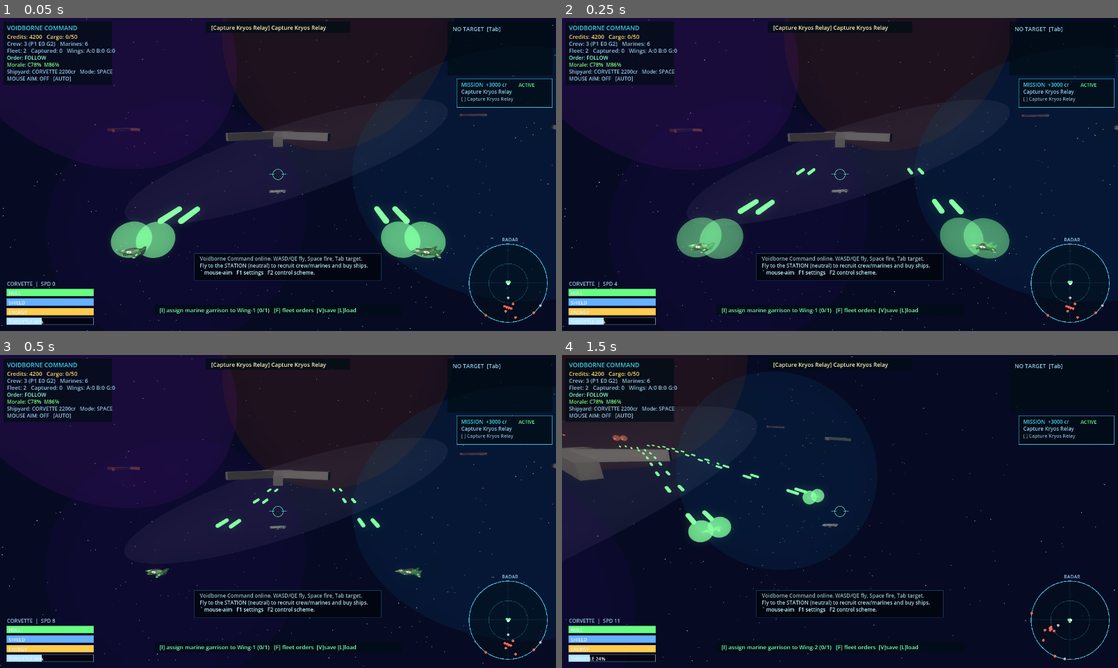
Above: before the commit, frames 1-4 (two rows, left to right).
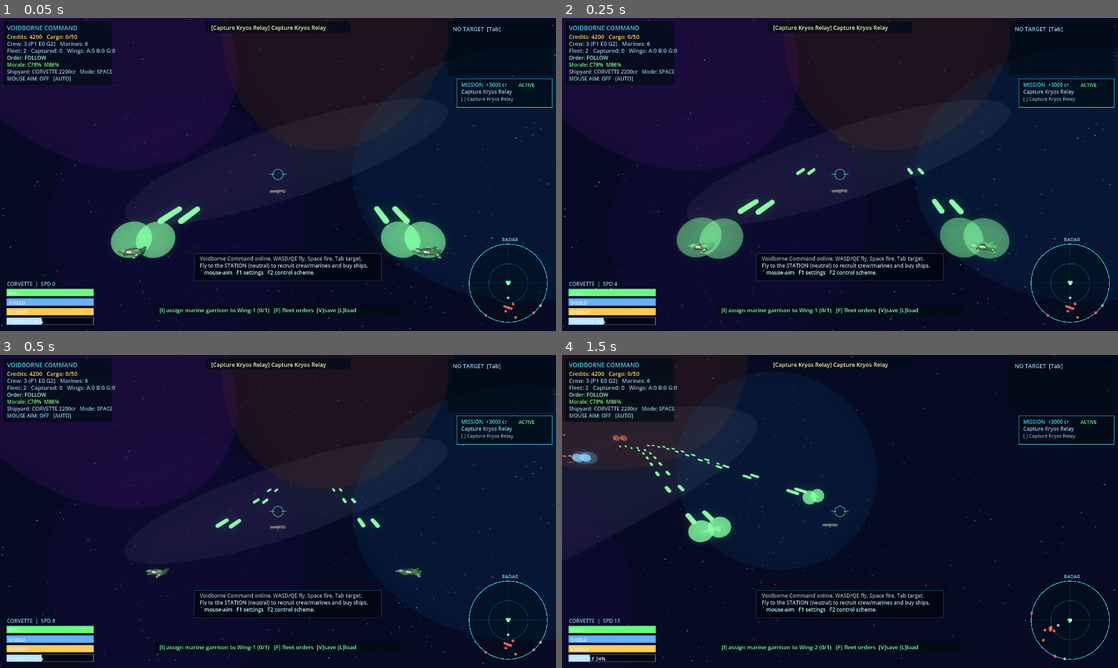
Above: after the commit, the same moments.

Repository: tapkinnu/voidborne-command
Game: Godot game, scene res://scenes/main.tscn
Two runs of this game, one before a commit and one after it. Both use one fixed random seed, a clock stepped at 60 frames per second and the inputs below.
Inputs (mouse positions are in pixels of both pictures, inside the frame that each line leads up to):
- Up to frame 1 (0.05 s): no input
- Up to frame 2 (0.25 s): no input
- Up to frame 3 (0.5 s): no input
- Up to frame 4 (1.5 s): tap Enter at 0.5 s; move the mouse to (962, 495) at 0.52 s; hold D 0.53-1.28 s; tap Q at 0.6 s; click (962, 495) at 0.67 s; tap Space at 0.77 s; move the mouse to (728, 527) at 1.27 s; hold S from 1.28 s (still down); tap E at 1.35 s

The runs differ from the first frame. In frame 1, 0.6% of the frame differs, in the area x 19-100%, y 30-42%; in frame 2, 0.6%; in frame 3, 0.6%; in frame 4, 1.2%, in the area x 0-52%, y 22-41%.

Commit message:
fix: hide nested station spoke meshes so Meshy station model isn't buried
_hide_procedural_visual() swept only the direct children of the Hull
node. Every ship class adds its procedural meshes directly to Hull, but
the station class (see _build_mesh "station") nests its 6 radial spoke
arms under intermediate Node3D "spoke" nodes. Those Node3D spokes are
not VisualInstance3D, so the one-level sweep skipped them and their
child meshes stayed visible — the Meshy station GLB rendered buried
inside the still-visible procedural ring, making stations look
procedurally generated even though the asset loaded fine.

Recurse through the whole Hull subtree so nested procedural meshes are
hidden too. Verified in-game: all 4 stations report meshy_visible=true,
proc_visible=0, proc_hidden=28.

Co-Authored-By: Claude Opus 4.8 <noreply@anthropic.com>

Diff:
--- a/scripts/ship.gd
+++ b/scripts/ship.gd
@@ -550,18 +550,28 @@
 
 func _hide_procedural_visual() -> void:
 	# Hide every procedural VisualInstance3D so only the Meshy mesh renders.
-	# Walks both the Hull child (primitives built by _build_mesh) and any
+	# Walks the Hull subtree (primitives built by _build_mesh) and any
 	# siblings added directly to the entity itself (e.g. _shield_mesh,
 	# turret meshes, engine exhaust cones). The collision shapes are not
 	# VisualInstance3D so they stay live for raycasts and hitboxes.
+	#
+	# The walk MUST recurse: the station class nests its spoke-arm meshes
+	# under intermediate Node3D "spoke" nodes (see _build_mesh "station"),
+	# so a one-level sweep of Hull's direct children would leave those arms
+	# visible and the Meshy station would render buried inside the
+	# procedural ring. _hide_visuals_recursive descends the full subtree.
 	var hull: Node = get_node_or_null("Hull")
 	if hull != null:
-		for c in hull.get_children():
-			if c is VisualInstance3D:
-				(c as VisualInstance3D).visible = false
+		_hide_visuals_recursive(hull)
 	for c in get_children():
 		if c is VisualInstance3D:
 			(c as VisualInstance3D).visible = false
+
+func _hide_visuals_recursive(node: Node) -> void:
+	for c in node.get_children():
+		if c is VisualInstance3D:
+			(c as VisualInstance3D).visible = false
+		_hide_visuals_recursive(c)
 
 func take_damage(amount: float, subsystem: String = "") -> Dictionary:
 	# Returns event info. When a subsystem is targeted, 50% of the post-shield hull
